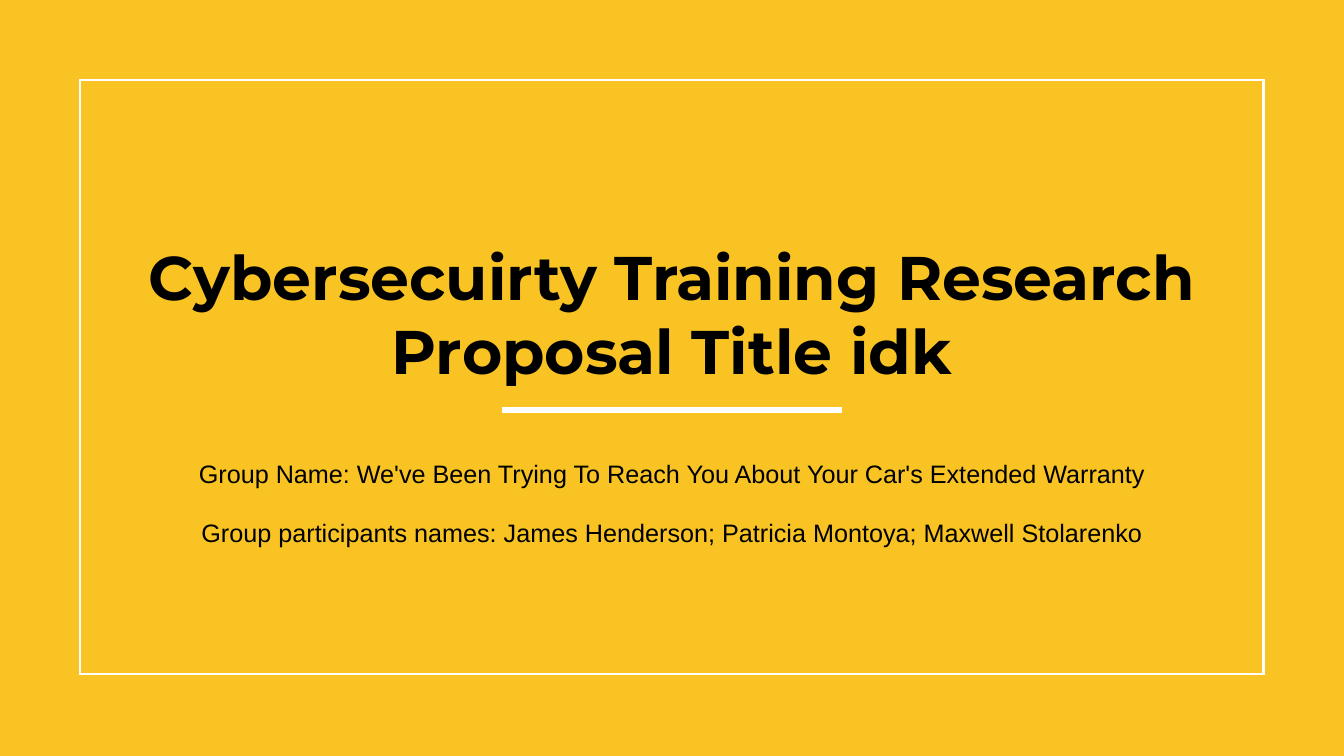
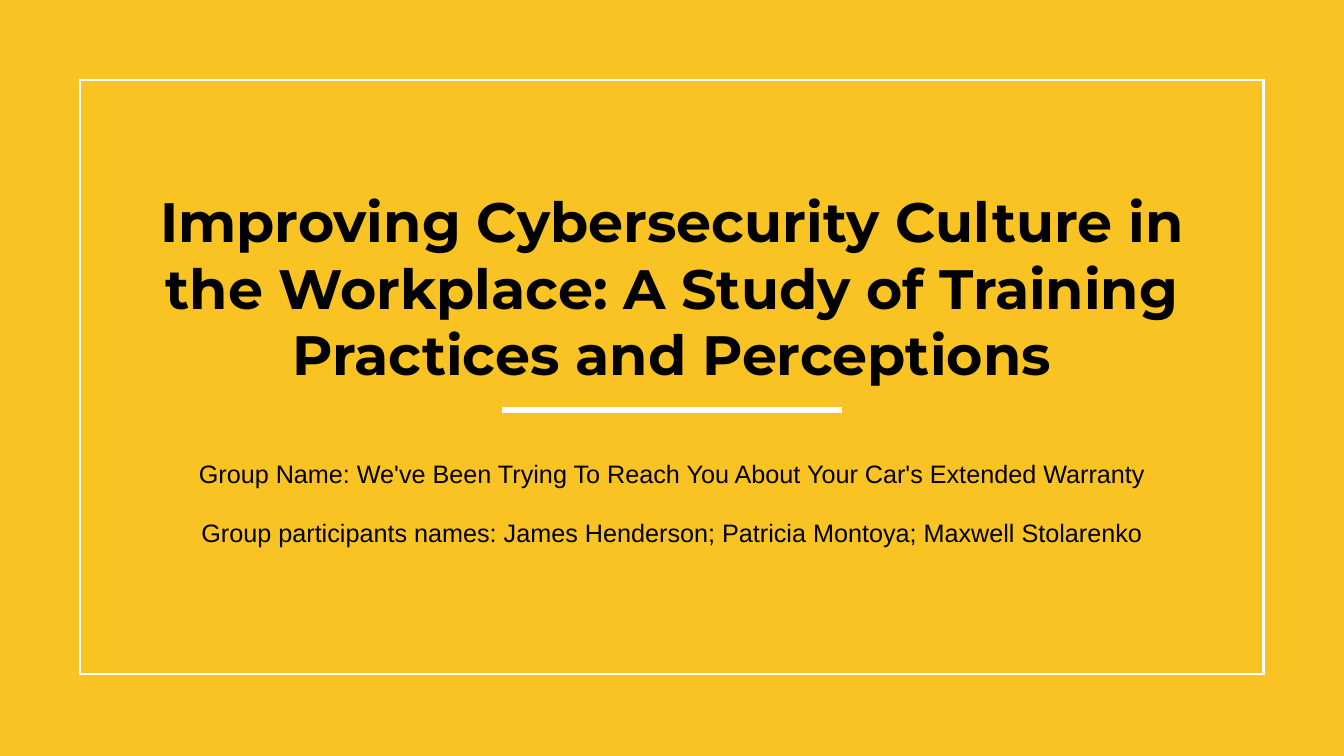
Before and after one commit to snowbowls/W.B.T.T.R.Y.A.Y.C.E.W, a slide deck: slide 1 of PPT/Alpha Review.pptx. Drawn at 1344x756 pixels with LibreOffice and Linux fonts; fonts in the diff are those of the drawing; background and template pictures are left out. Boxes give left, top, right and bottom in pixels: in the first picture for what was removed or moved away, otherwise in the second. Text is boxed around its words. In the diff, an @@ line names an element or a change of style, - is before the commit and + after.

```diff
--- a/PPT/Alpha Review.pptx
+++ b/PPT/Alpha Review.pptx
@@ title at [160,198,1183,386]: text changed; size 44 to 39.6 pt @@
-Cybersecuirty Training Research Proposal Title idk
+Improving Cybersecurity Culture in the Workplace: A Study of Training Practices and Perceptions
```
Also in this commit, not shown: 4 other slides changed.
